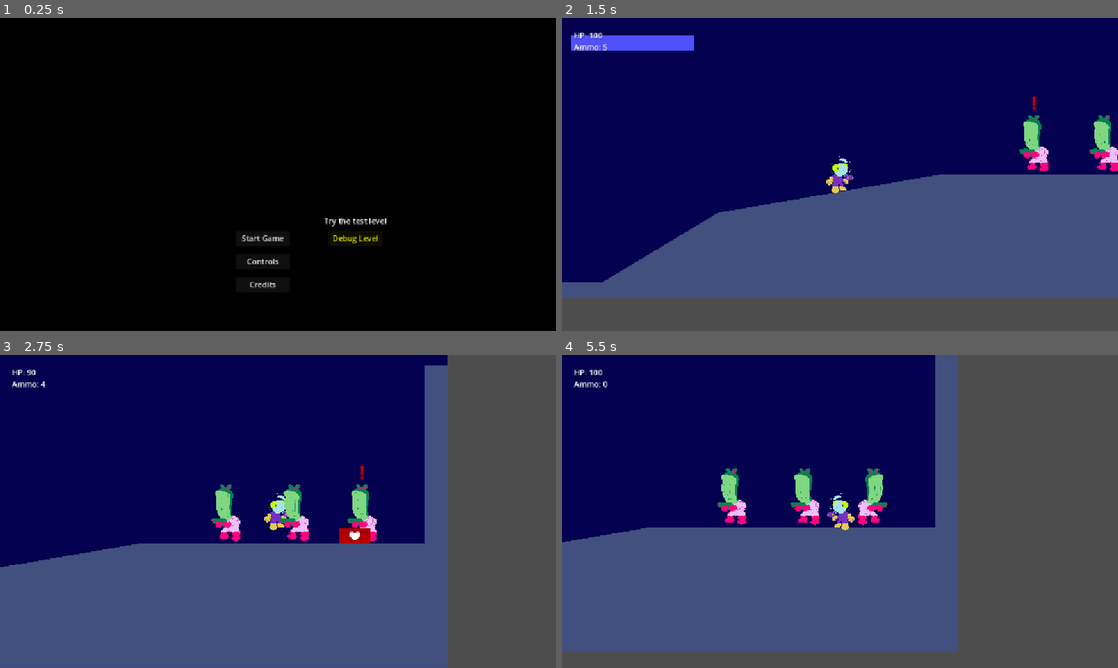
Above: before the commit, frames 1-4 (two rows, left to right).
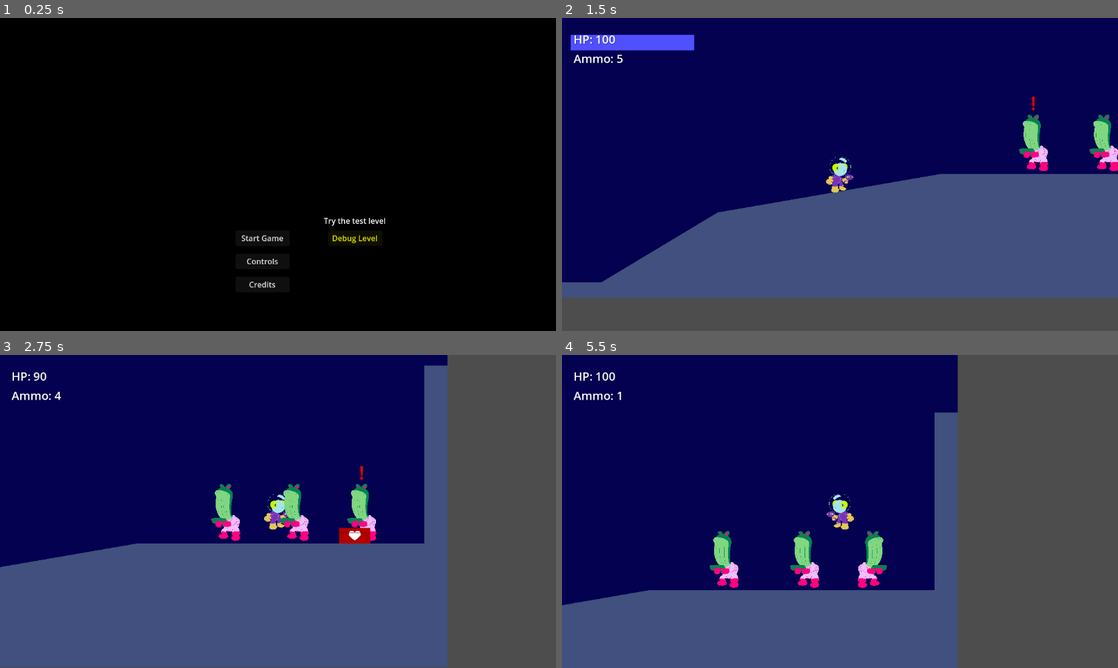
Above: after the commit, the same moments.

Repository: kv-mod3/FightClub-SpacePirates
Game: Godot game, scene res://levels/title_menu.tscn
Same seed, same stepped clock (60 frames per second), same inputs: the game is played once before the commit and once after it.
Inputs:
- Up to frame 1 (0.25 s): no input
- Up to frame 2 (1.5 s): click "Debug Level" at 0.5 s; tap Enter (shoot) at 1.25, 1.35 s; hold D (right) from 1.28 s (still down)
- Up to frame 3 (2.75 s): keep holding D (right); tap Space (jump) at 1.52, 2.27 s; tap Enter (shoot) at 2.1 s
- Up to frame 4 (5.5 s): release D (right) at 2.78 s; hold A (left) 2.78-3.53 s; tap Enter (shoot) every 0.75 s from 2.85 to 5.1 s; hold D (right) 3.53-5.03 s; tap Space (jump) at 3.77, 4.52, 5.27 s; tap K (debug) at 4.9 s; hold A (left) from 5.03 s (still down)

The runs differ from the first frame. In frame 1, 0.4% of the frame differs, in the area x 43-70%, y 63-87%; in frame 2, 1.0%; in frame 3, 1.0%; in frame 4, 20%, in the area x 0-72%, y 0-100%.

Commit message:
added player knockback
+ Added player knockback
* Fixed wrong strings label for player
* Increased text size of HUD labels
* Adjusted comments

Diff:
--- a/project-space-pirates/levels/level_debug.tscn
+++ b/project-space-pirates/levels/level_debug.tscn
@@ -41,7 +41,7 @@
 [node name="Enemies" type="Node" parent="."]
 
 [node name="PirateEnemy" parent="Enemies" instance=ExtResource("2_03qpd")]
-position = Vector2(-72, -56)
+position = Vector2(-200, 16)
 initial_direction = 1
 
 [node name="PirateEnemy2" parent="Enemies" instance=ExtResource("2_03qpd")]
@@ -68,7 +68,7 @@
 position = Vector2(864, -80)
 
 [node name="Door" parent="Objects" instance=ExtResource("5_y1fpr")]
-position = Vector2(-504, 112)
+position = Vector2(-512, 0)
 
 [node name="CheckpointArea" parent="Objects" instance=ExtResource("7_mywi7")]
 position = Vector2(-432, -176)
--- a/project-space-pirates/objects/enemies/PirateEnemy/pirate_bullet.gd
+++ b/project-space-pirates/objects/enemies/PirateEnemy/pirate_bullet.gd
@@ -22,6 +22,7 @@
 func _on_body_entered(body: Node2D) -> void:
 	if body is Player:
 		body.take_damage(DAMAGE)
+		body.knockback(global_position)
 		queue_free() # Deletes bullet on collision.
 	if body.is_in_group("solids"):
 		queue_free()
--- a/project-space-pirates/objects/enemies/PirateEnemy/pirate_enemy.gd
+++ b/project-space-pirates/objects/enemies/PirateEnemy/pirate_enemy.gd
@@ -186,7 +186,7 @@
 
 	# NOTE: The following code is here at the bottom to give the enemy a moment to understand it got hurt.
 	# TODO: Might want to move it into the nested block above though.
-	# Faces enemy towards the direction of the Player's bullets.
+	# Faces enemy towards the direction of the Player's bullets, but only if the enemy was facing away from bullet direction.
 	if bullet_direction == "left" and direction.x < 0:
 		direction = Vector2.RIGHT
 		face_direction()
--- a/project-space-pirates/objects/level_objects/door.gd
+++ b/project-space-pirates/objects/level_objects/door.gd
@@ -1,6 +1,7 @@
 extends CharacterBody2D
 
 var is_opening: bool = false
+var is_opened: bool = false
 
 # Called when the node enters the scene tree for the first time.
 func _ready() -> void:
@@ -14,4 +15,5 @@
 
 # Opens door upon being hit by Player bullet.
 func open() -> void:
-	pass
+	$Polygon2D/SensorLeft.color = Color(0.26, 1, 0.26)
+	$Polygon2D/SensorRight.color = Color(0.26, 1, 0.26)
--- a/project-space-pirates/objects/level_objects/door.tscn
+++ b/project-space-pirates/objects/level_objects/door.tscn
@@ -2,7 +2,7 @@
 
 [ext_resource type="Script" uid="uid://da68h068bisy3" path="res://objects/level_objects/door.gd" id="1_jdpod"]
 
-[node name="Door" type="CharacterBody2D"]
+[node name="Door" type="CharacterBody2D" groups=["doors"]]
 collision_mask = 6
 script = ExtResource("1_jdpod")
 
--- a/project-space-pirates/objects/player/PlayerPlatformer/player_bullet.gd
+++ b/project-space-pirates/objects/player/PlayerPlatformer/player_bullet.gd
@@ -32,3 +32,6 @@
 		queue_free() # Deletes bullet on collision.
 	if body.is_in_group("solids"):
 		queue_free()
+	if body.is_in_group("doors"):
+		body.open()
+		queue_free()
--- a/project-space-pirates/objects/player/PlayerPlatformer/player_platformer.gd
+++ b/project-space-pirates/objects/player/PlayerPlatformer/player_platformer.gd
@@ -16,10 +16,19 @@
 	$CanvasLayer/HealthLabel.text = "HP: %d" % PlayerVariables.health
 	# Alternative with same result:
 	# $CanvasLayer/HealthLabel.text = "HP: " + str(int(PlayerVariables.health))
-	$CanvasLayer/AmmoLabel.text = "HP: %d" % PlayerVariables.ammo
+	$CanvasLayer/AmmoLabel.text = "Ammo: %d" % PlayerVariables.ammo
 
 	SceneManager.respawn_location = global_position
 	print("SceneManager: Set initial respawn point to ", SceneManager.respawn_location)
+
+	# TEST
+	var noomalize_left: Vector2 = Vector2.LEFT
+	noomalize_left = noomalize_left.normalized()
+	print(noomalize_left)
+
+	var noomalize_right: Vector2 = Vector2.RIGHT
+	noomalize_right = noomalize_right.normalized()
+	print(noomalize_right)
 
 
 func _physics_process(delta: float) -> void:
@@ -28,9 +37,7 @@
 
 	# NOTE: Debug "K" key sets player health to 0. For debugging death-related events.
 	if Input.is_action_just_pressed("debug"):
-		knockback()
-		# PlayerVariables.health = 0
-		# take_damage(0)
+		take_damage(100)
 
 	# Add the gravity.
 	if not is_on_floor():
@@ -40,27 +47,27 @@
 	if Input.is_action_just_pressed("jump") and is_on_floor():
 		velocity.y = jump_velocity
 
-	if Input.is_action_just_pressed("shoot"):
+	# Shoots if not knocked back.
+	if Input.is_action_just_pressed("shoot") and not is_knocked_back:
 		shoot()
 
 	# Get the input direction and handle the movement/deceleration.
 	var direction := Input.get_axis("left", "right")
 	if direction:
 		velocity.x = direction * move_speed
+		face_direction() # Is placed here to prevent knockback from turning Player around.
 	else:
 		velocity.x = move_toward(velocity.x, 0, move_speed) # Moves toward a destination speed before stopping.
 
 	# Movement.
-	face_direction()
 	move_and_slide()
 
-	# Ammo reloading state.
+	# Ammo reloading conditions.
 	if PlayerVariables.is_reloading == true:
 		if PlayerVariables.ammo < 6:
 			$CanvasLayer/ReloadingLabel.visible = true
 			reloading(delta) # Reloads roughly one bullet per second.
 			if PlayerVariables.ammo >= 6:
-				# TODO: Uncomment the following line once debug is finished.
 				$CanvasLayer/ReloadingLabel.visible = false
 				PlayerVariables.reloading_progress = 0
 				PlayerVariables.is_reloading = false
@@ -103,7 +110,6 @@
 func take_damage(damage: float) -> void:
 	if not is_invincible:
 		i_frames(3) # Invincibility frames for x seconds.
-		knockback()
 		# TODO: Add sound effects.
 		# TODO: Add animations.
 		PlayerVariables.health -= damage
@@ -114,11 +120,25 @@
 			print("Player is playing dying animations.")
 
 
-func knockback() -> void:
-	var knockback_direction: Vector2 = Vector2(-4, -1)
-	var knockback_strength: float = 200
-	# Targets the player's velocity and pushes them back in a direction multiplied by strength.
-	velocity += knockback_direction * knockback_strength
+func knockback(bullet_position) -> void:
+	if not is_knocked_back:
+		var knockback_direction: Vector2 = global_position - bullet_position
+		var knockback_strength: float = 200
+
+		print("Bullet direction: ", knockback_direction)
+		is_knocked_back = true
+		if knockback_direction.x < 0:
+			knockback_direction = Vector2(-800, -200)
+			# knockback_direction = Vector2(-2, -0.707107)
+		if knockback_direction.x > 0:
+			knockback_direction = Vector2(800, -200)
+			# knockback_direction = Vector2(2, -0.707107)
+		# Targets the player's velocity and pushes them back in a direction multiplied by strength.
+		velocity = knockback_direction
+		print("Velocity from hit: ", velocity)
+		# TODO: Clamp velocity.
+		await get_tree().create_timer(0.3).timeout
+		is_knocked_back = false
 
 
 # Invincibility period after taking damage.
--- a/project-space-pirates/objects/player/PlayerPlatformer/player_platformer.tscn
+++ b/project-space-pirates/objects/player/PlayerPlatformer/player_platformer.tscn
@@ -11,9 +11,11 @@
 size = Vector2(16, 32)
 
 [sub_resource type="LabelSettings" id="LabelSettings_r7f4e"]
+font_size = 24
 shadow_color = Color(0, 0, 0, 0.313726)
 
 [sub_resource type="LabelSettings" id="LabelSettings_y3hdj"]
+font_size = 24
 shadow_color = Color(0, 0, 0, 0.314)
 
 [sub_resource type="LabelSettings" id="LabelSettings_e3i7r"]
@@ -53,25 +55,27 @@
 [node name="HealthLabel" type="Label" parent="CanvasLayer"]
 offset_left = 24.0
 offset_top = 24.0
-offset_right = 88.0
-offset_bottom = 47.0
+offset_right = 120.0
+offset_bottom = 64.0
 text = "HP: 000"
 label_settings = SubResource("LabelSettings_r7f4e")
+vertical_alignment = 1
 
 [node name="AmmoLabel" type="Label" parent="CanvasLayer"]
 offset_left = 24.0
-offset_top = 48.0
-offset_right = 112.0
-offset_bottom = 71.0
+offset_top = 64.0
+offset_right = 160.0
+offset_bottom = 104.0
 text = "Ammo: 000"
 label_settings = SubResource("LabelSettings_y3hdj")
+vertical_alignment = 1
 
 [node name="ReloadingLabel" type="Label" parent="CanvasLayer"]
 visible = false
-offset_left = 24.0
+offset_left = 160.0
 offset_top = 72.0
-offset_right = 176.0
-offset_bottom = 95.0
+offset_right = 312.0
+offset_bottom = 96.0
 text = "Recharging... 100%"
 label_settings = SubResource("LabelSettings_e3i7r")
 
--- a/project-space-pirates/project.godot
+++ b/project-space-pirates/project.godot
@@ -22,7 +22,7 @@
 
 [display]
 
-window/stretch/mode="canvas_items"
+window/stretch/mode="viewport"
 
 [file_customization]
 
@@ -39,6 +39,7 @@
 enemies=""
 solids="Includes solid terrain or impenetrable objects."
 destructibles="Destructible objects that can receive damage until they break."
+doors=""
 
 [input]
 
@@ -88,5 +89,6 @@
 
 [rendering]
 
+textures/canvas_textures/default_texture_filter=0
 renderer/rendering_method="gl_compatibility"
 renderer/rendering_method.mobile="gl_compatibility"
